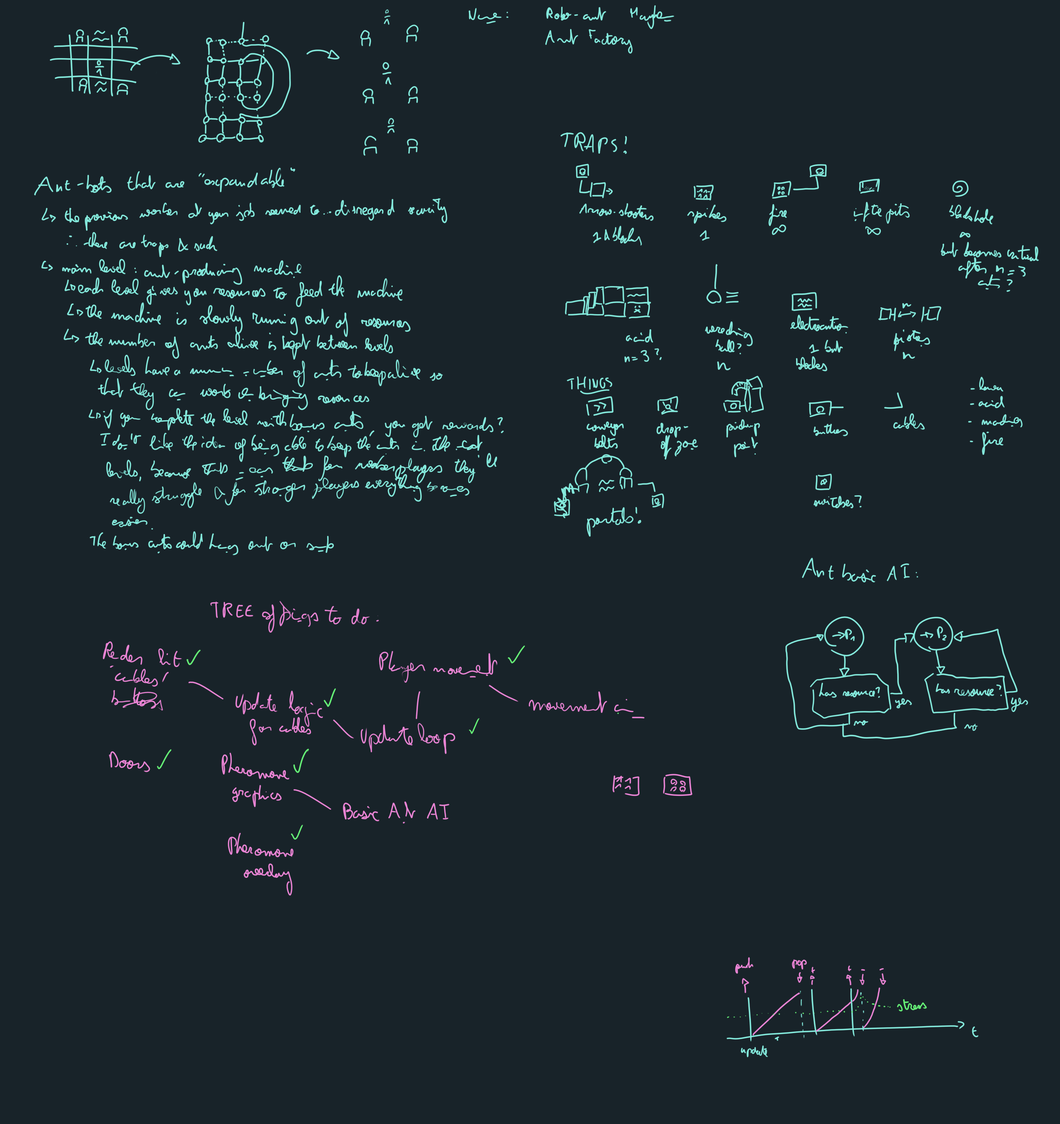
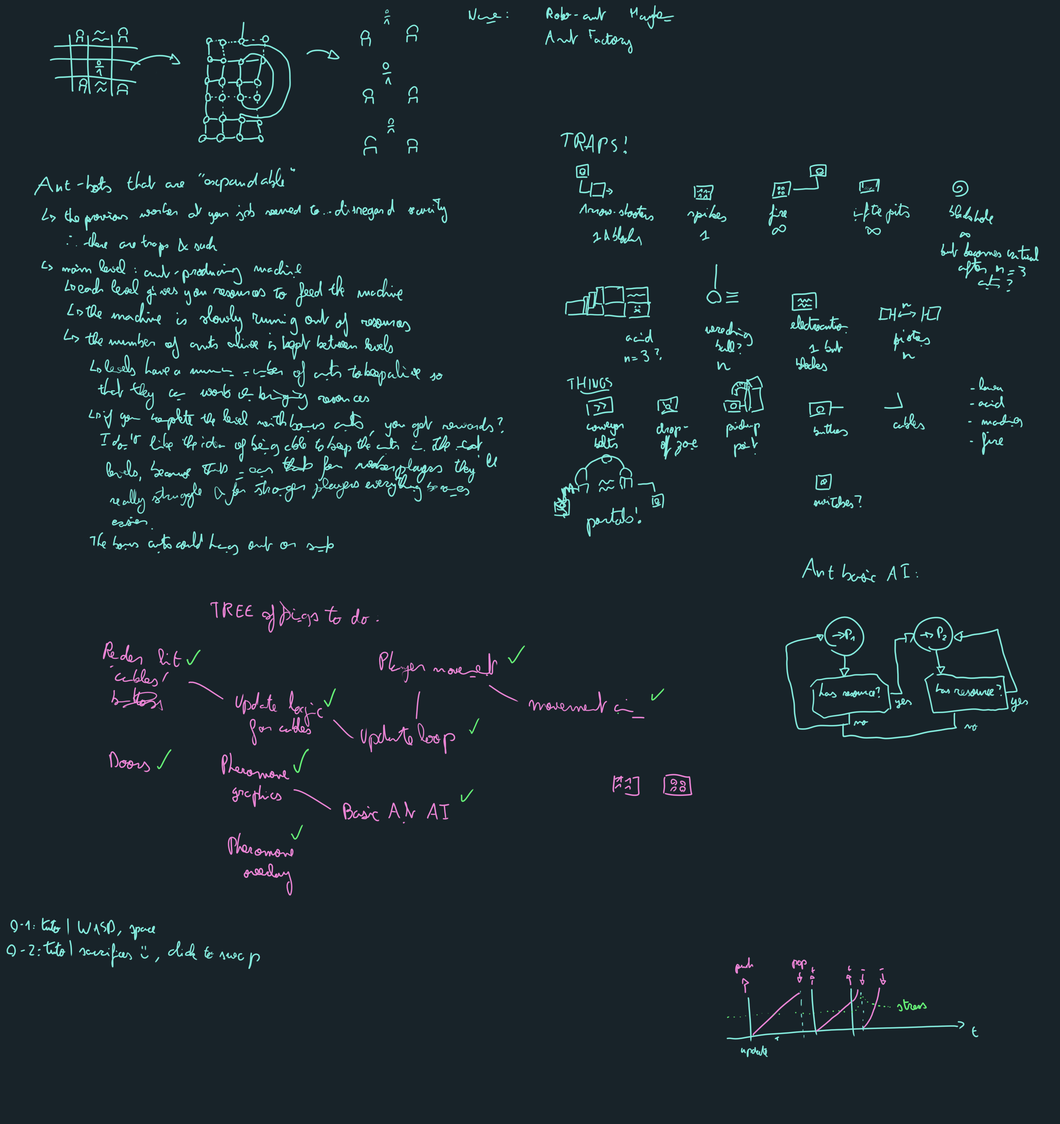
Layer changes from the first 1060px x 1124px image to the second:
painted on "Paint Layer 1" over [6, 688, 665, 969]
